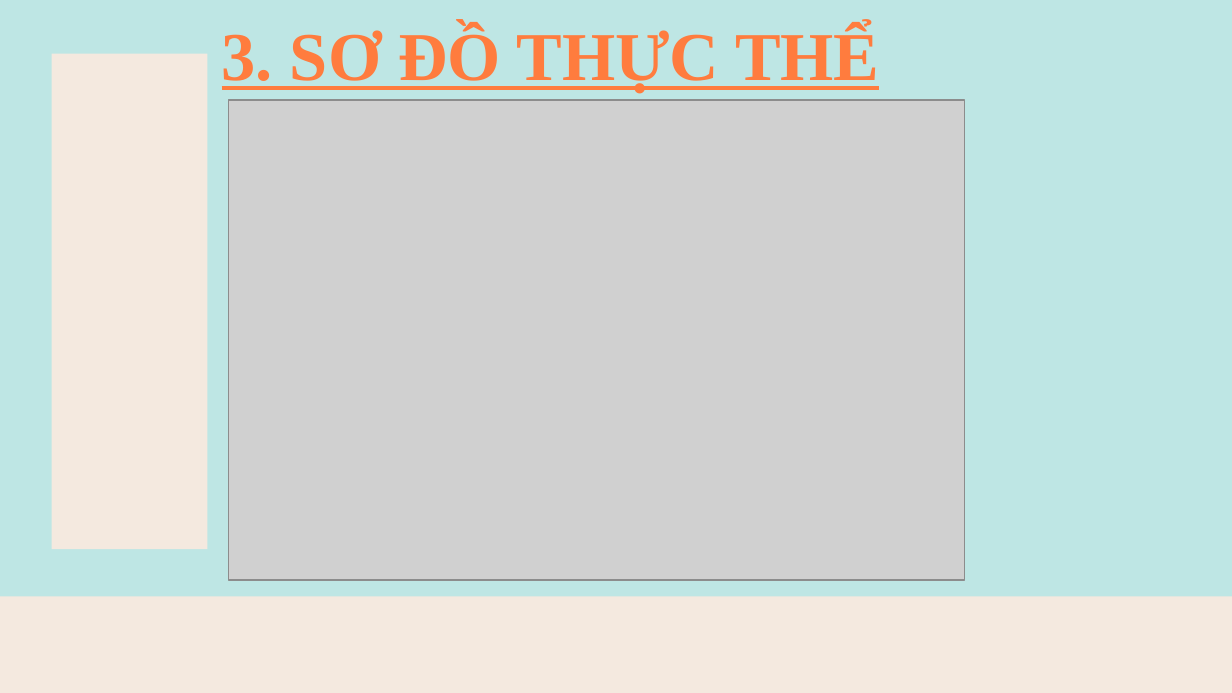
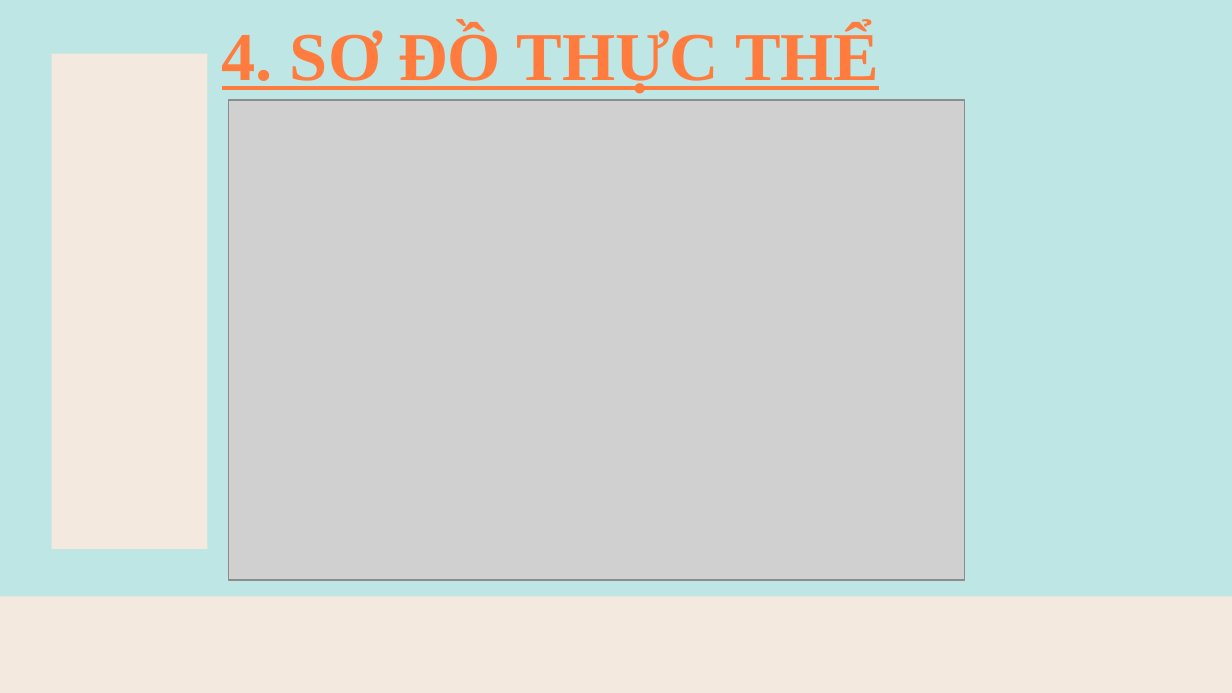
Before and after one commit to xhoang0509/project_php_basic, a slide deck: slide 9 of document/THUYẾT TRÌNH.pptx (slide 8 before the commit). Drawn at 1232x693 pixels with LibreOffice and Linux fonts; fonts in the diff are those of the drawing; grey boxes stand for pictures. Boxes give left, top, right and bottom in pixels: in the first picture for what was removed or moved away, otherwise in the second. Text is boxed around its words. In the diff, an @@ line names an element or a change of style, - is before the commit and + after.

```diff
--- a/document/THUYẾT TRÌNH.pptx
+++ b/document/THUYẾT TRÌNH.pptx
@@ title at [222,27,879,94]: text changed @@
-3. SƠ ĐỒ THỰC THỂ
+4. SƠ ĐỒ THỰC THỂ
```
Also in this commit, not shown: 6 other slides changed, 1 slide added.
